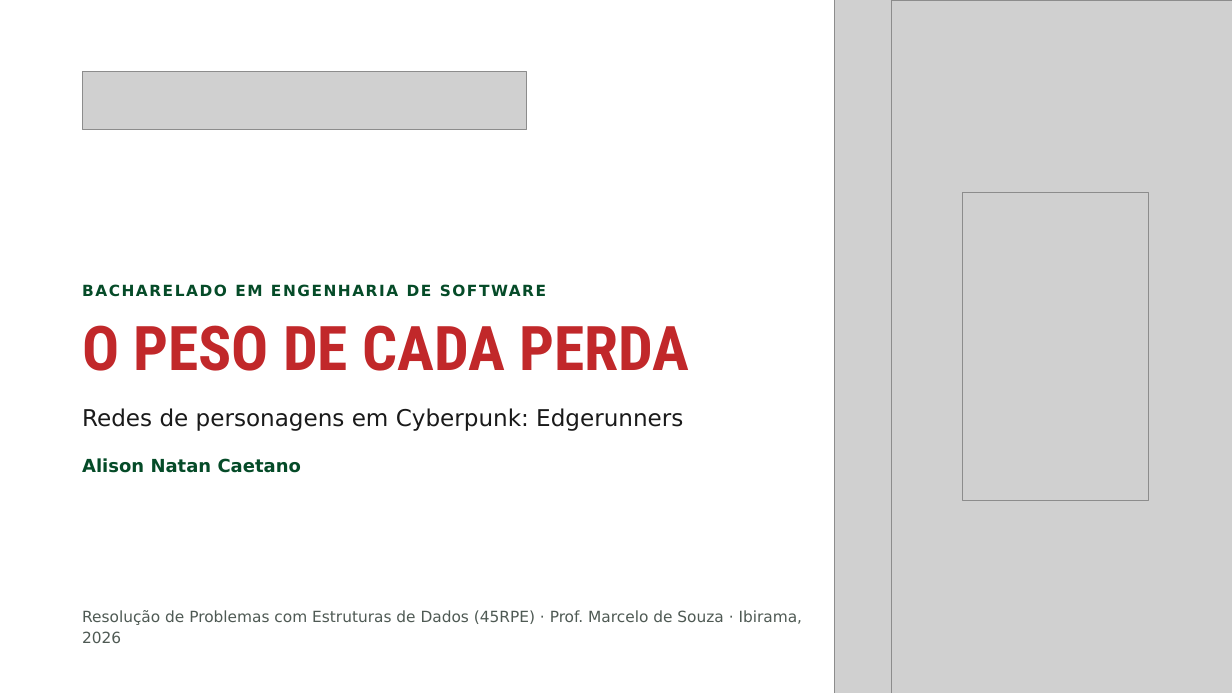
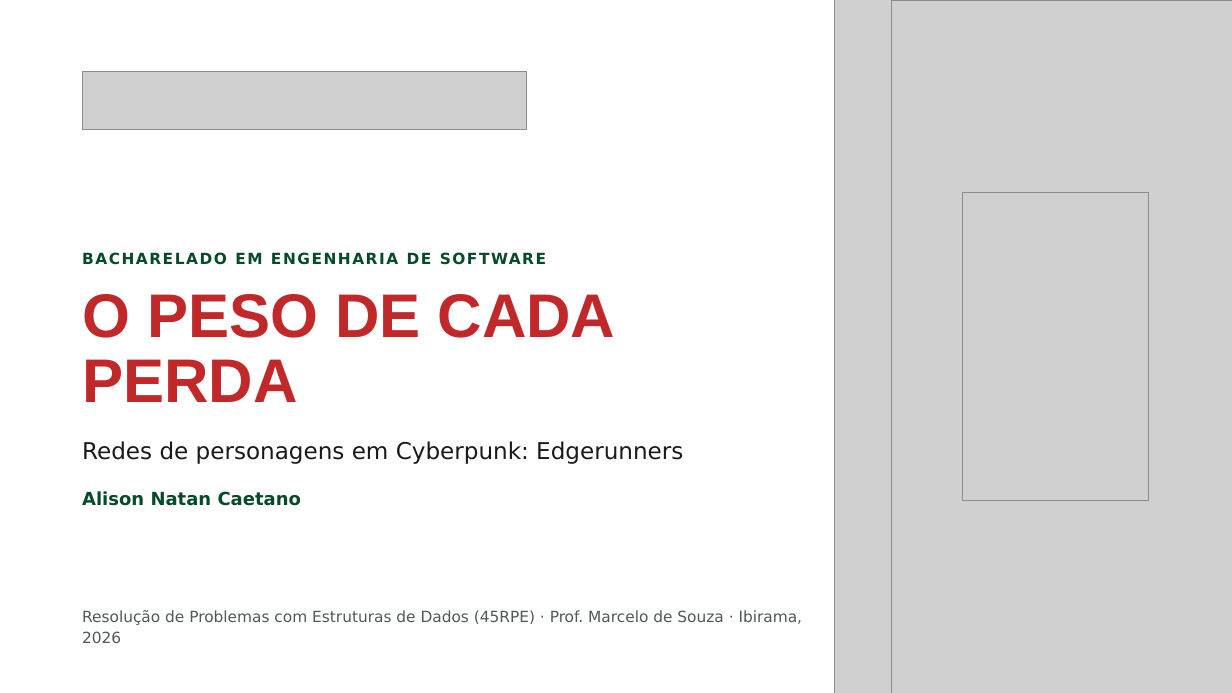
Before and after one commit to AlizonCaetano/dataset-cyberpunk, a slide deck: slide 1 of apresentacao.pptx. Drawn at 1232x693 pixels with LibreOffice and Linux fonts; fonts in the diff are those of the drawing; grey boxes stand for pictures. Boxes give left, top, right and bottom in pixels: in the first picture for what was removed or moved away, otherwise in the second. Text is boxed around its words. In the diff, an @@ line names an element or a change of style, - is before the commit and + after.

```diff
--- a/apresentacao.pptx
+++ b/apresentacao.pptx
@@ text "BACHARELADO EM ENGENHARIA DE SOFTWARE": place and size @@
-text "BACHARELADO EM ENGENHARIA DE SOFTWARE" at <box>235,284,546,297</box>
+text "BACHARELADO EM ENGENHARIA DE SOFTWARE" at <box>235,252,546,265</box>
@@ title "O PESO DE CADA PERDA": place and size @@
-title "O PESO DE CADA PERDA" at <box>82,325,689,371</box>
+title "O PESO DE CADA PERDA" at <box>82,294,616,402</box>
@@ title "O PESO DE CADA PERDA" at <box>82,294,616,402</box>: font Roboto Condensed to Arial @@
@@ text "Redes de personagens em Cyberpunk: ...": place and size @@
-text "Redes de personagens em Cyberpunk: ..." at <box>82,408,683,431</box>
+text "Redes de personagens em Cyberpunk: ..." at <box>82,441,683,464</box>
@@ text "Alison Natan Caetano": place and size @@
-text "Alison Natan Caetano" at <box>82,458,301,473</box>
+text "Alison Natan Caetano" at <box>82,491,301,506</box>
```
Also in this commit, not shown: 9 other slides changed, 20 slides added, 4 slides removed.
